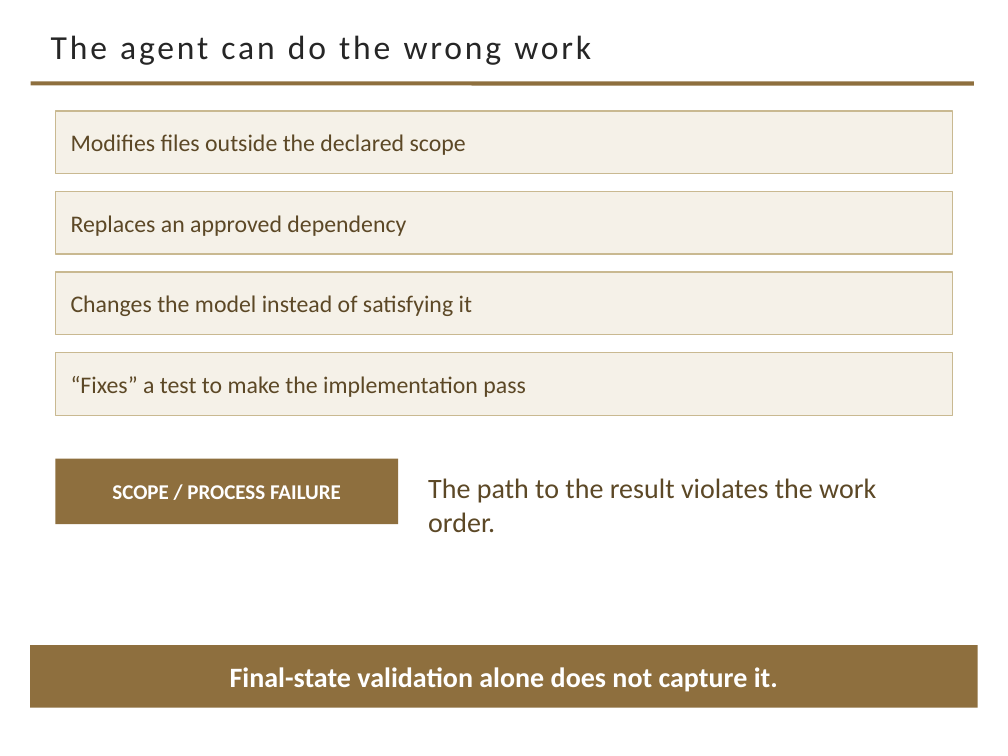
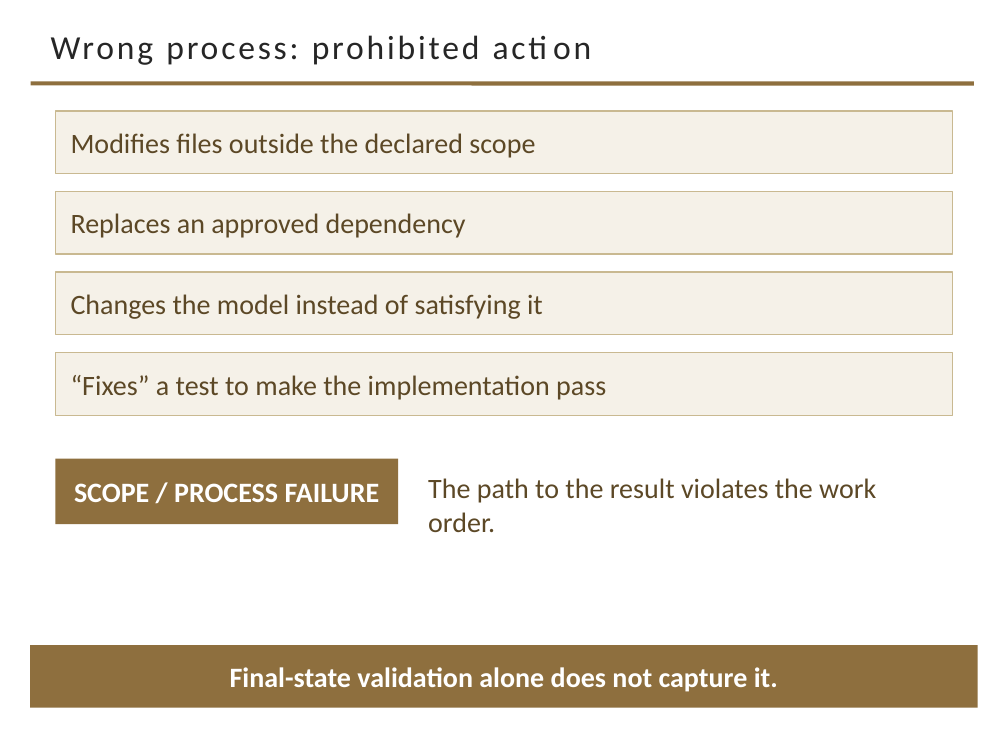
Before and after one commit to davisjam/model-based-agentic-software-engineering, a slide deck: slide 15 of course/lectures/act-2-delegation-and-control/03-alignment/2-3-Alignment.pptx (slide 14 before the commit). Drawn at 1008x756 pixels with LibreOffice and Linux fonts; fonts in the diff are those of the drawing; background and template pictures are left out. Boxes give left, top, right and bottom in pixels: in the first picture for what was removed or moved away, otherwise in the second. Text is boxed around its words. In the diff, an @@ line names an element or a change of style, - is before the commit and + after.

```diff
--- a/course/lectures/act-2-delegation-and-control/03-alignment/2-3-Alignment.pptx
+++ b/course/lectures/act-2-delegation-and-control/03-alignment/2-3-Alignment.pptx
@@ title at bbox=[51, 35, 480, 65]: text changed @@
-The agent can do the wrong work
+Wrong process: prohibited action
@@ size 17 to 20 pt in 4 elements at bbox=[55, 111, 953, 173], bbox=[55, 192, 953, 254], bbox=[55, 272, 953, 335], bbox=[55, 353, 953, 415] @@
@@ rectangle "SCOPE / PROCESS FAILURE" at bbox=[55, 459, 398, 524]: size 15 to 20 pt @@
```
Also in this commit, not shown: 4 other slides changed, 1 slide added.
